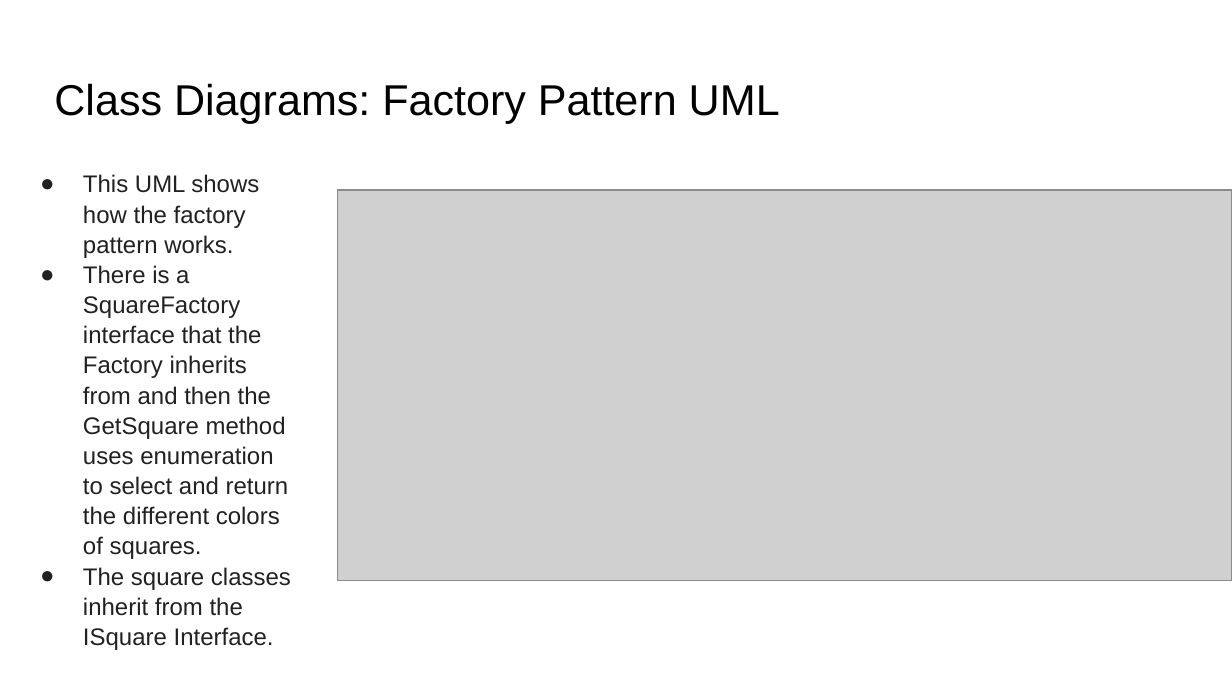
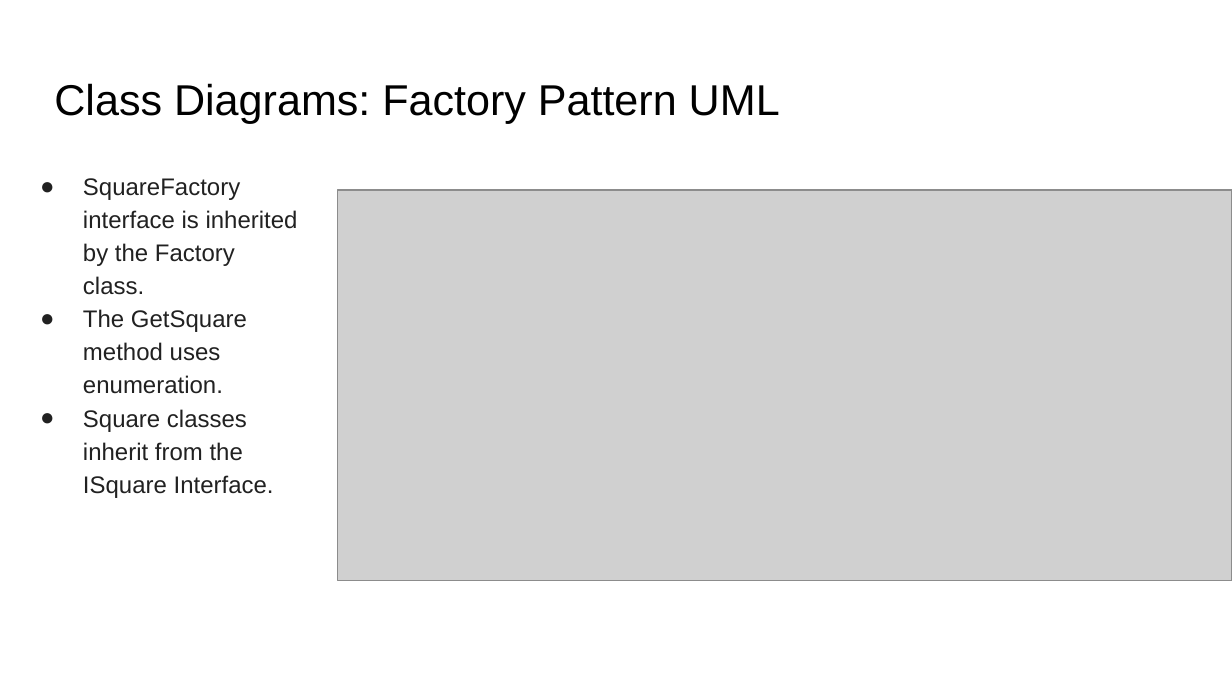
Before and after one commit to Daniel-Cunningham02/CSCI-352-Checkers-Project, a slide deck: slide 5 of Checkers Project Presentation.pptx. Drawn at 1232x693 pixels with LibreOffice and Linux fonts; fonts in the diff are those of the drawing; grey boxes stand for pictures. Boxes give left, top, right and bottom in pixels: in the first picture for what was removed or moved away, otherwise in the second. Text is boxed around its words. In the diff, an @@ line names an element or a change of style, - is before the commit and + after.

```diff
--- a/Checkers Project Presentation.pptx
+++ b/Checkers Project Presentation.pptx
@@ text at [83,178,298,498]: text changed @@
-● This UML shows how the factory pattern works.
-● There is a SquareFactory interface that the Factory inherits from and then the GetSquare method uses enumeration to select and return the different colors of squares.
-● The square classes inherit from the ISquare Interface.
+● SquareFactory interface is inherited by the Factory class.
+● The GetSquare method uses enumeration.
+● Square classes inherit from the ISquare Interface.
```
Also in this commit, not shown: 7 other slides changed.
